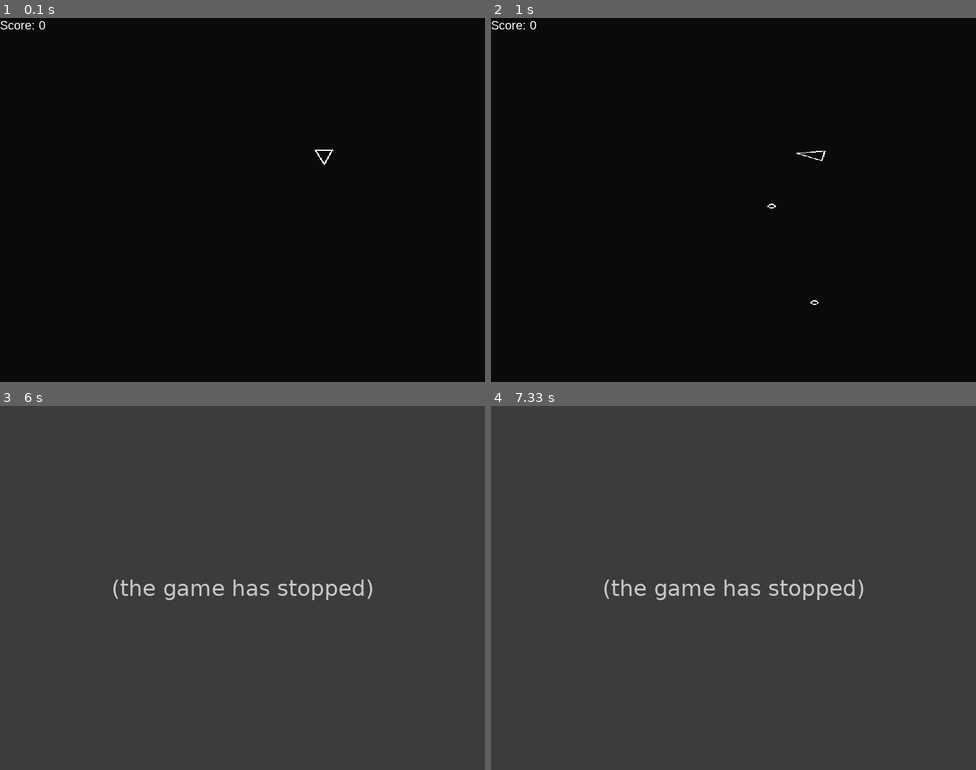
Above: before the commit, frames 1-4 (two rows, left to right).
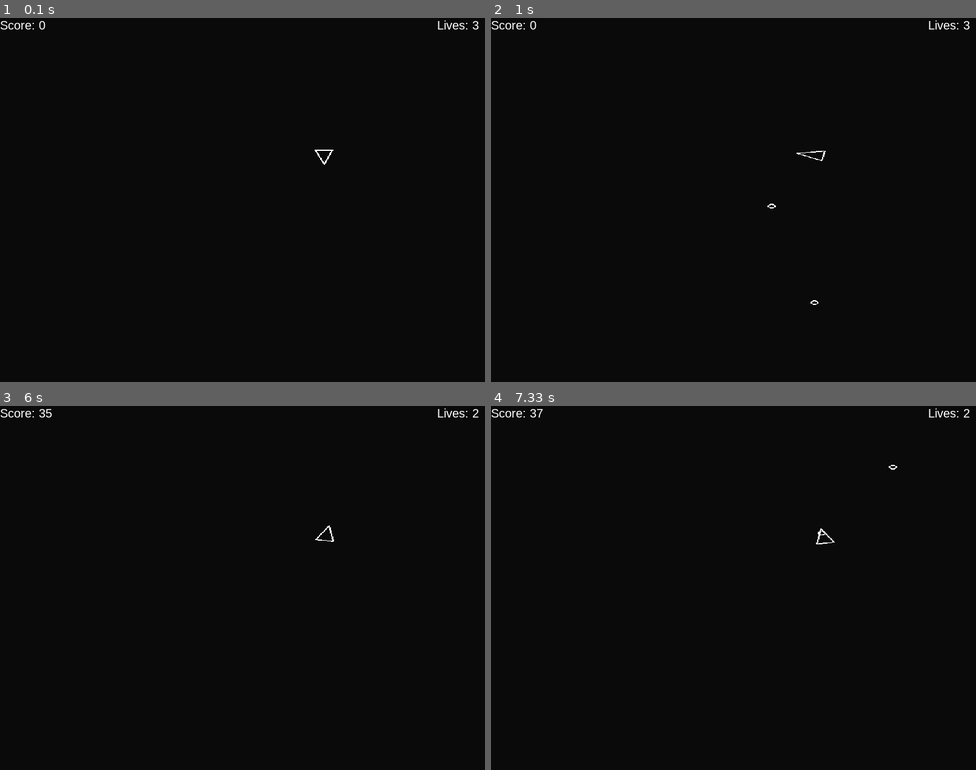
Above: after the commit, the same moments.

Repository: Holmes2645/asteroidsPygame
Game: pygame game, started from main.py
Two runs of this game, one before a commit and one after it. Both use one fixed random seed, a clock stepped at 60 frames per second and the inputs below.
Inputs:
- Up to frame 1 (0.1 s): no input
- Up to frame 2 (1 s): tap Space at 0.33, 0.73 s; hold D from 0.67 s (still down)
- Up to frame 3 (6 s): tap Space at 1.03, 1.23, 1.57, 1.87, 2.07, 2.37, 2.63, 2.97, 3.27, 3.4, 3.8, 4.1, 4.47, 4.87, 5.17, 5.37, 5.67, 5.87 s; release D at 1.13 s; hold W 1.17-1.47 s; hold D 1.5-1.97 s; hold A 2-2.53 s; hold S 2.57-2.87 s; hold A 2.9-3.3 s; hold W 3.33-3.7 s; hold D 3.73-4.37 s; hold S 4.4-4.77 s; hold A 4.8-5.27 s; hold D 5.3-5.77 s; hold W from 5.8 s (still down)
- Up to frame 4 (7.33 s): release W at 6.1 s; hold D 6.13-6.6 s; tap Space at 6.2, 6.5, 6.7, 7, 7.27 s; hold A 6.63-7.17 s; hold S from 7.2 s (still down)

The runs differ from the first frame. In frame 1, less than 0.1% of the frame differs, in the area x 90-99%, y 0-4%; in frame 2, less than 0.1%; in frame 3, 100%; in frame 4, 100%, in the area x 0-100%, y 0-100%.
Before the commit the program exited at 5.9 s; later frames show no game.

Commit message:
Update main: Time score and lives
+ Added Lives to game
   - 3 Lives, reset space after death, resets player position
+ Added timer score
  - Adds 1 point per second

Diff:
--- a/main.py
+++ b/main.py
@@ -13,6 +13,9 @@
 def main():
 
     score = 0
+    score_timer = 0.0
+
+    lives = 3
 
     pygame.init()
 
@@ -55,11 +58,27 @@
         #updates player model if key interrupt
         updatable.update(dt)
 
+        #Increases score every second
+        if(score_timer >= 1.0):
+            seconds_passed = int(score_timer)
+            score += seconds_passed
+            score_timer -= seconds_passed
+
+        #Player Collision Check
         for asteriod in asteroids:
             if player_model.check_collisions(asteriod):
-                print("Game over!")
-                print(f"Score: {score}")
-                sys.exit()
+                lives = lives - 1
+                if lives > 0:
+                    #Reset Function WIP
+                    for a in asteroids:
+                        a.kill()
+                    for _shot in shots:
+                        _shot.kill()
+                    player_model.position = pygame.Vector2(BOARD_WIDTH/2 , BOARD_HEIGHT / 2)
+                else:
+                    print("Game over!")
+                    print(f"Score: {score}")
+                    sys.exit()
 
             for _shot in shots:
                 if _shot.check_collisions(asteriod):
@@ -82,13 +101,23 @@
         else:
             screen.blit(game_surface,(0,0))
 
-        text_surface = font.render(f"Score: {score}", True, (255, 255, 255))
-        screen.blit(text_surface, (0,0))
+        #Score Layer
+        score_surface = font.render(f"Score: {score}", True, (255, 255, 255))
+        screen.blit(score_surface, (0,0))
 
+        #Lives Layer
+        text_surface = font.render(f"Lives: {lives}", True, (255, 255, 255))
+        screen.blit(text_surface, (SCREEN_WIDTH-(text_surface.get_width() + 10 ),0))
+
+        #Update screen
         pygame.display.flip()
+
+        #Update score timer
+        score_timer += dt
 
         #sets frame timer
         dt = game_clock.tick(60) / 1000
 
+
 if __name__ == "__main__":
     main()
